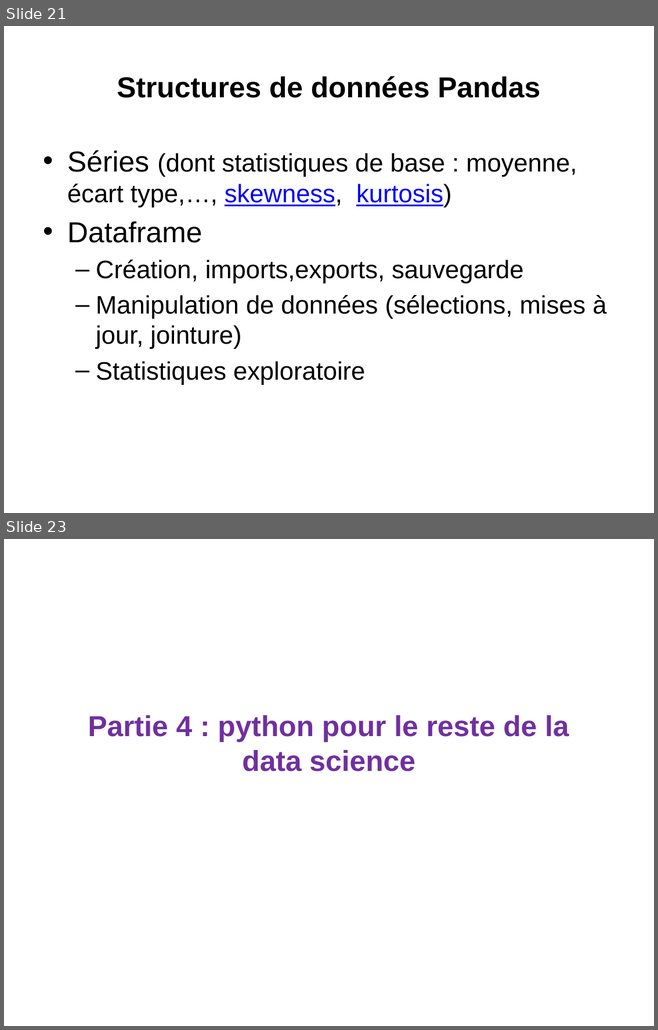
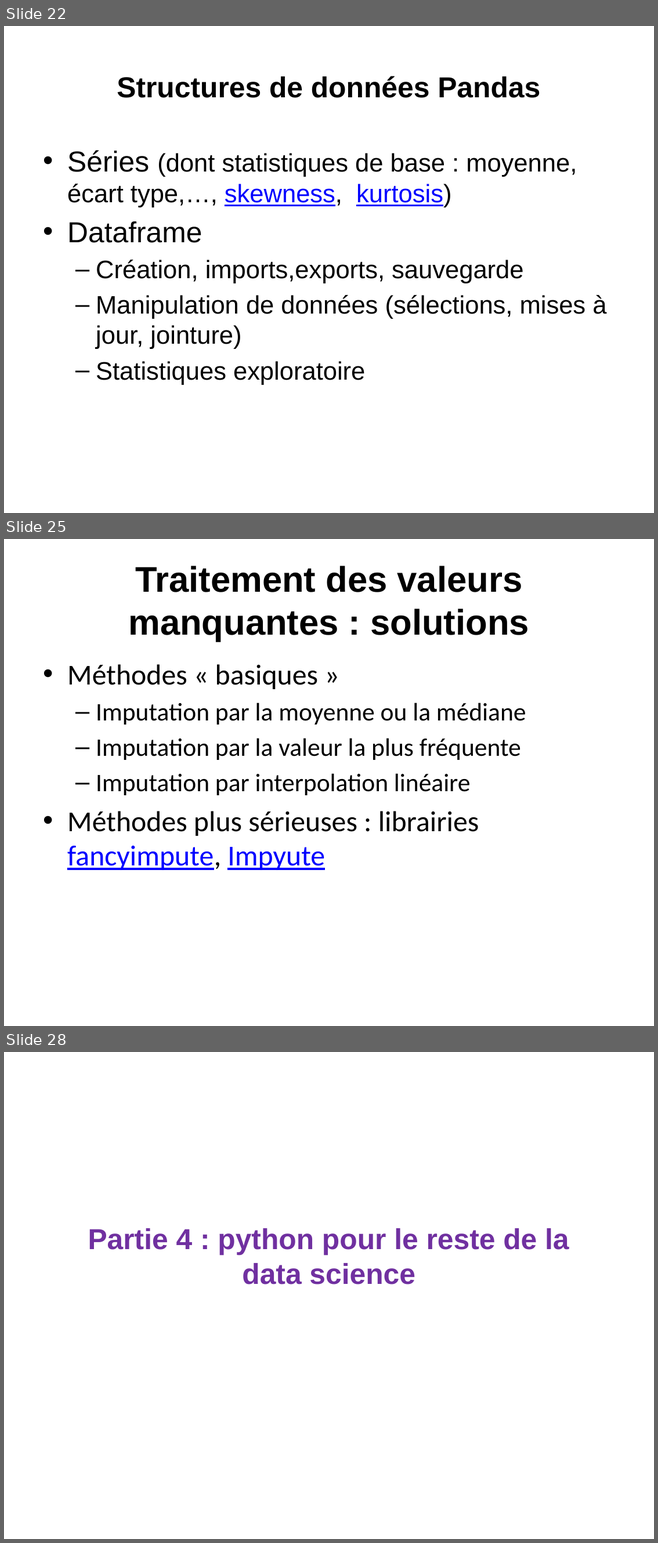
Before and after one commit to loicmidy/formation-python, a slide deck: formation python.pptx. Shown one above the other, each under a label of ours: slides 21 and 23 before the commit, slides 22, 25 and 28 after it; the slides between them are not shown. The pictures are 658x1030 and 658x1543 pixels, drawn with LibreOffice and Linux fonts; fonts in the diff are those of the drawing. Boxes give left, top, right and bottom in pixels: in the first picture for what was removed or moved away, otherwise in the second. Text is boxed around its words. In the diff, an @@ line names an element or a change of style, - is before the commit and + after.

```diff
--- a/formation python.pptx
+++ b/formation python.pptx
@@ slide 25 added at <box>4,539,654,1026</box>, background #FFFFFF @@
@@ title added at <box>128,566,529,641</box>, 39.6 pt, text #000000, bold @@
+Traitement des valeurs manquantes : solutions
@@ text added at <box>67,664,526,870</box>, 28 pt, text #000000 @@
+• Méthodes « basiques »
+  – Imputation par la moyenne ou la médiane
+  – Imputation par la valeur la plus fréquente
+  – Imputation par interpolation linéaire
+• Méthodes plus sérieuses : librairies fancyimpute, Impyute
@@ what was slide 21 is now slide 22 @@
@@ what was slide 23 is now slide 28 @@
```
Also in this commit, not shown: 2 slides changed, 6 other slides added, 12 other files.
